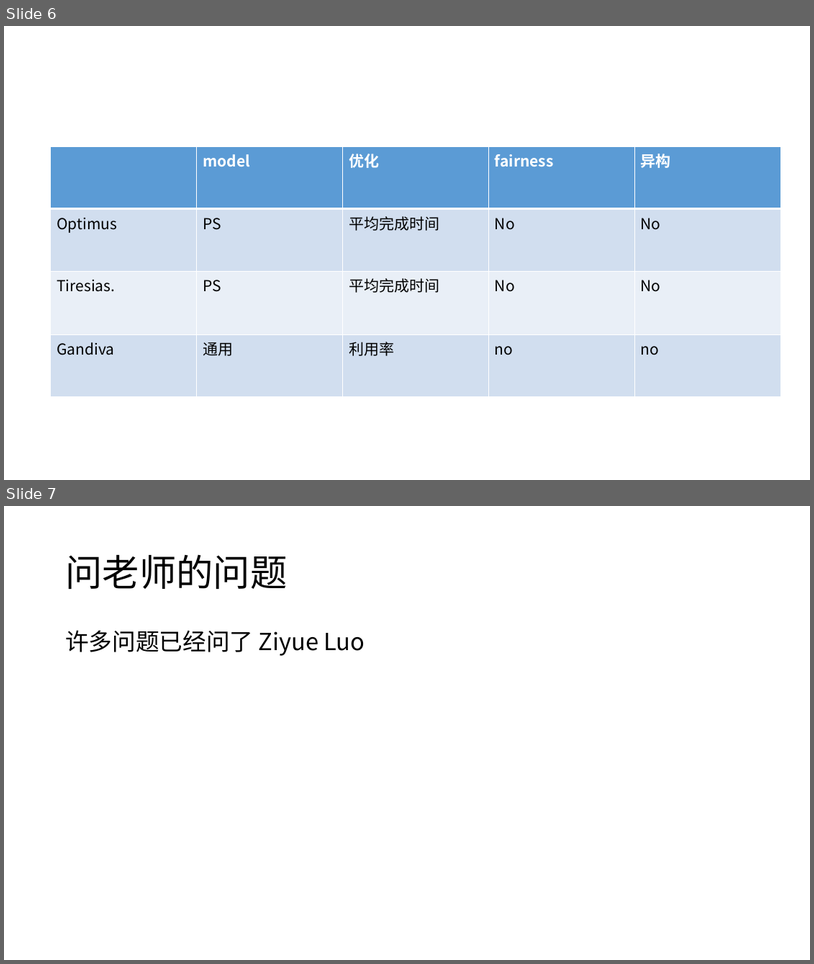
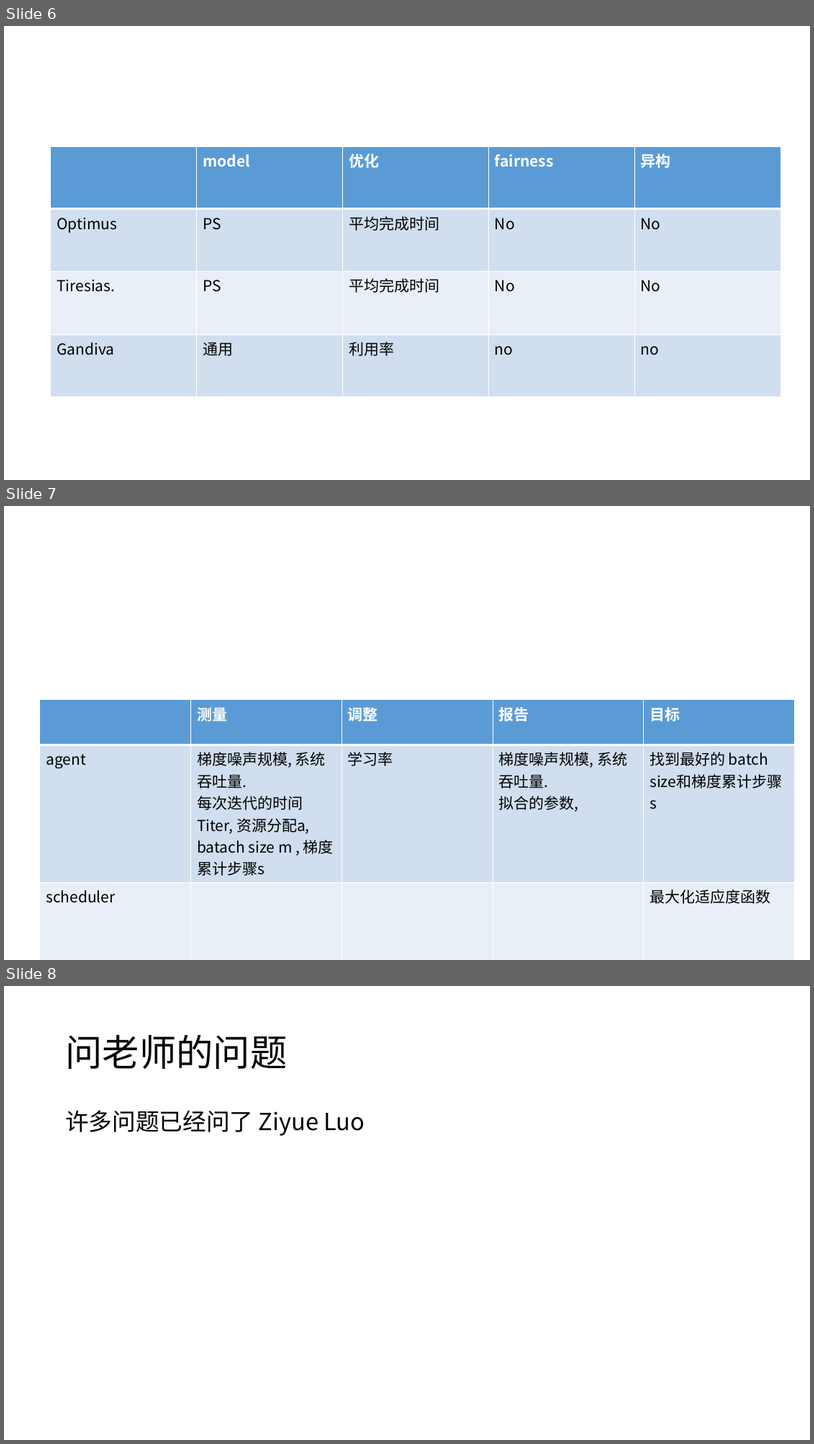
Before and after one commit to LukeLIN-web/distrubuted-ML-system, a slide deck: week report/8.18 report.pptx. Shown one above the other, each under a label of ours: slides 6 and 7 before the commit, slides 6, 7 and 8 after it. The pictures are 814x964 and 814x1444 pixels, drawn with LibreOffice and Linux fonts; fonts in the diff are those of the drawing. Boxes give left, top, right and bottom in pixels: in the first picture for what was removed or moved away, otherwise in the second. Text is boxed around its words. In the diff, an @@ line names an element or a change of style, - is before the commit and + after.

Commit message:
read some pallux , it is difficult to read because \ there are some math equation, and I cannot catch the relationship between agent and scheduler . I just konow scheduler could calculate fitness ,  maybe we could use DRL, but I have some probnlems , first is input and output , reward , implment is quite complex , many things needs to figure out , this is pytorch may be easier than DL2, and newer.\ I need give prof some feed back , implemnt , I need reproduce some results tomorrow and list the logic of polloux

```diff
--- a/week report/8.18 report.pptx
+++ b/week report/8.18 report.pptx
@@ slide 7 added at (x1=4, y1=506, x2=810, y2=960), background #FFFFFF @@
@@ table added at (x1=40, y1=700, x2=796, y2=942), 3 rows, 5 columns @@
+ | 测量 | 调整 | 报告 | 目标
+agent | 梯度噪声规模, 系统吞吐量. / 每次迭代的时间Titer, 资源分配a, batach size m , 梯度累计步骤s | 学习率 | 梯度噪声规模, 系统吞吐量. / 拟合的参数, | 找到最好的 batch size和梯度累计步骤s
+scheduler |  |  |  | 最大化适应度函数
@@ what was slide 7 is now slide 8 @@
```
Also in this commit, not shown: 1 slide changed, 4 other files.
